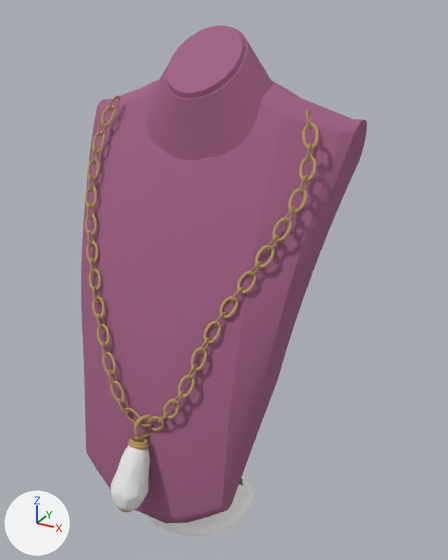
Before and after pictures for a commit that changed the glTF model files/necklace/model.gltf.
Camera for both pictures: a camera (50 mm lens) standing at (1.045, -1.669, 1.794) and looking at (0.113, 0.025, 0.947). The axes (+X, +Y, +Z) are drawn at lower left. The lights are the same throughout. Where no turn or scale is listed for an object, it has been applied to the vertices.

Before the edit, the objects in view are built like this:
```python
me_11777_necklace_v1_l3 = bpy.data.meshes.new('11777_necklace_v1_l3')
me_11777_necklace_v1_l3.from_pydata(...)  # 31728 vertices, 63264 faces; spans x -0.327..0.317, y 0.055..1.115, z 0.006..0.116
# faces by material slot: [57360, 5904]
me_11777_necklace_v1_l3.materials.append(mat_necklace_gold)  # orange #bb9c63
me_11777_necklace_v1_l3.materials.append(mat_necklace_stone)  # its picture is missing
me_necklace = bpy.data.meshes.new('necklace')
me_necklace.from_pydata(...)  # 4379 vertices, 9700 faces; spans x -0.49..0.49, y -0.35..0.32, z 0.0..1.74
# faces by material slot: [3444, 6256]
me_necklace.materials.append(mat_images)  # white #ffffff
me_necklace.materials.append(mat_0045_goldenrod)  # pink #a16085
ob_11777_necklace_v1_l3 = bpy.data.objects.new('11777_necklace_v1_l3', me_11777_necklace_v1_l3)
ob_11777_necklace_v1_l3.location = (0.027, -0.41, 0.182)
ob_11777_necklace_v1_l3.rotation_euler = (1.139, 0.0, 0.0)  # degrees (65, 0, 0)
ob_11777_necklace_v1_l3.scale = (1.27, 1.27, 1.27)
ob_necklace = bpy.data.objects.new('necklace', me_necklace)
ob_necklace.location = (0.0, 0.0, 0.0)
```
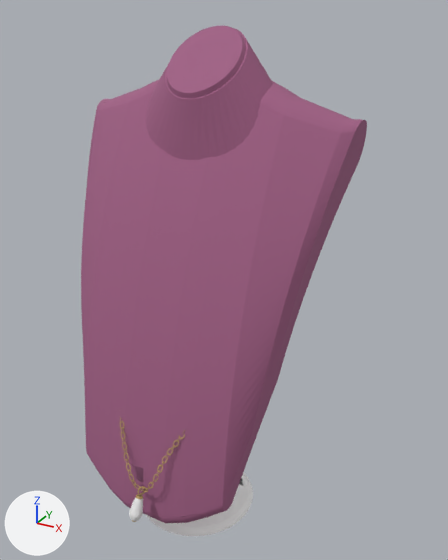
Changed parts and their boxes (x1, y1, x2, y2) in the pictures (448 x 560 px):
'11777_necklace_v1_l3', rescaled
    before: (85, 95, 319, 512)
    after: (119, 416, 185, 522)

The change, as a diff of the scene's bpy script:
```diff
--- a/files/necklace/model.gltf.py
+++ b/files/necklace/model.gltf.py
@@ ob_11777_necklace_v1_l3 @@
 ob_11777_necklace_v1_l3.rotation_euler = (1.139, 0.0, 0.0)  # degrees (65, 0, 0)
-ob_11777_necklace_v1_l3.scale = (1.27, 1.27, 1.27)
+ob_11777_necklace_v1_l3.scale = (0.469, 0.469, 0.469)
```
